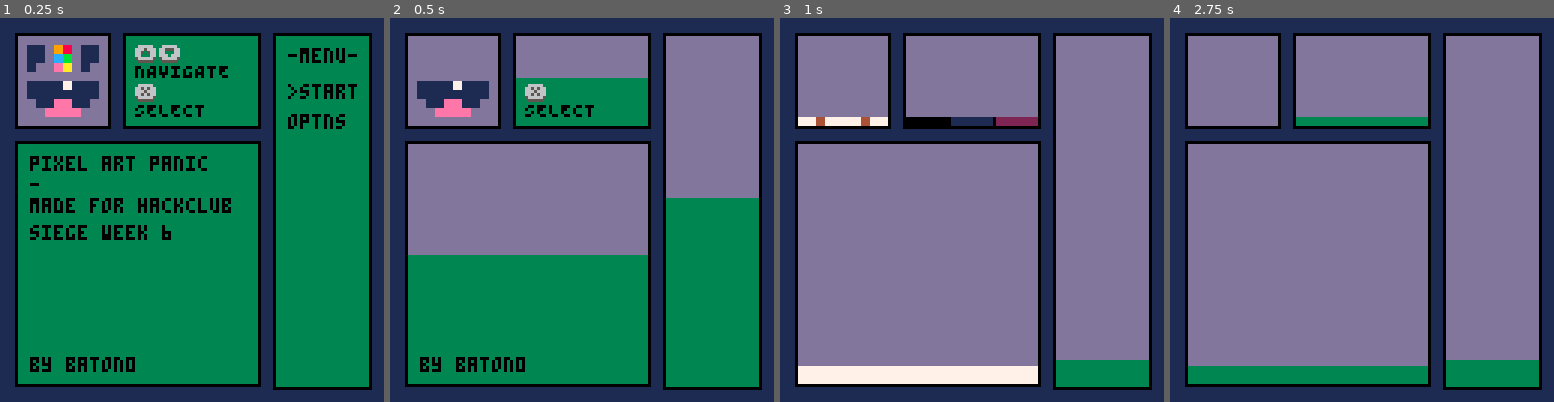
Above: before the commit, frames 1-4 (left to right).
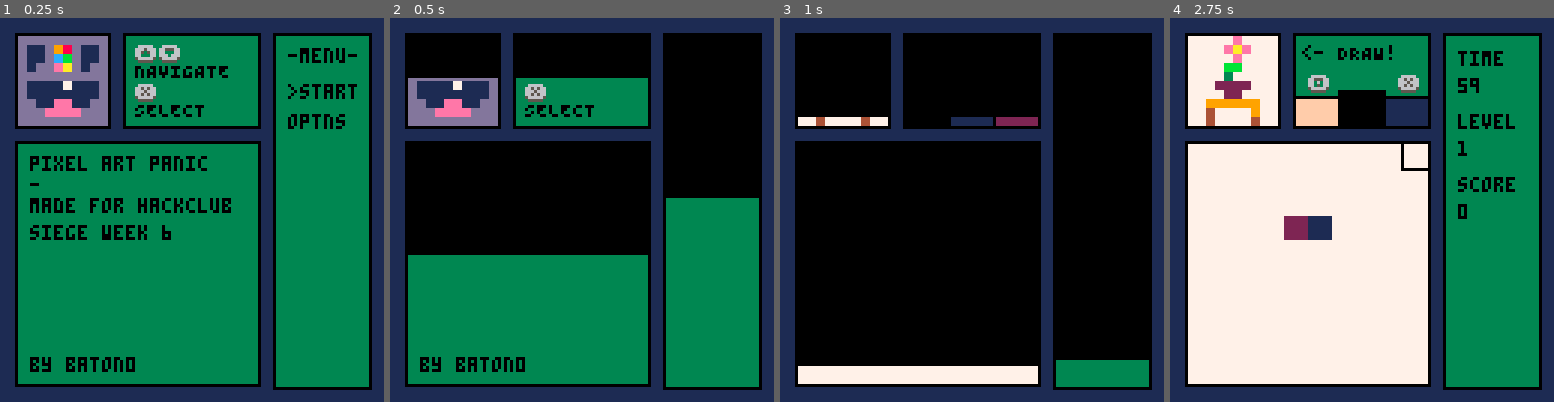
Above: after the commit, the same moments.

Repository: appellatebaton0/siege-6
Game: PICO-8 cartridge siege6.p8
Same seed, same stepped clock (60 frames per second), same inputs: the game is played once before the commit and once after it.
Inputs:
- Up to frame 1 (0.25 s): no input
- Up to frame 2 (0.5 s): tap X (X key) at 0.33 s
- Up to frame 3 (1 s): tap O (Z key) at 0.7 s
- Up to frame 4 (2.75 s): tap X (X key) at 1.07, 1.85 s; hold Right 1.6-2.1 s; tap O (Z key) at 1.7, 2.1, 2.5 s; hold Up 2.15-2.42 s; hold Right from 2.47 s (still down)

Frame 1 is identical in both runs. In frame 2, 35% of the frame differs, in the area x 4-97%, y 4-62%; in frame 3, 69%; in frame 4, 73%, in the area x 4-97%, y 4-96%.

Commit message:
v0.22 - Music & SFX
Added a basic baseline music (anything more felt distracting), and some fun SFX.

Diff:
--- a/siege6.lua
+++ b/siege6.lua
@@ -1,4 +1,4 @@
--- Drawing Game for Siege 6
+-- Pixel Art Panic
 -- Baton0
 
 // Helper Functions
@@ -6,7 +6,7 @@
 outline_color = 0
 background_color = 1
 pane_color = 3
-transition_color = 13
+transition_color = 0
 
 function rectline(x, y, sx, sy, fill, outline)
     rectfill(x, y, x + sx, y + sy, fill)
@@ -38,7 +38,7 @@
     draw_time = 0.0,
 
     // A table of all the time values for each level. Lookup table of the log function time = 30 - log10(i)
-    time_table = {1.2,55,53,51,50,48,47,46,46,45,44,44,43,43, …(256 unchanged characters)…
+    time_table = {60,55,53,51,50,48,47,46,46,45,44,44,43,43, …(256 unchanged characters)…
 
     _init=function (this)
         this.in_menu = true
@@ -64,11 +64,13 @@
                 if this.score > this.highscore then this.highscore = this.score end
                 if this.current_level > this.highlevel then this.highlevel = this.current_level end
 
+                sfx(1)
                 state.transition_calls["game2lose"]=function()
                     menu_pane:change_menu("lose")
                     direct_pane:change_state("instructions")
                     game_pane:change_state("score")
                     hint_pane:change_state("icon")
+
                 end
 
                 state:transition({menu_pane, game_pane, hint_pane, direct_pane})
@@ -503,6 +505,7 @@
             _update=function(this, menu)
                 // Selecting a menu item
                 if btnp(5) then
+                    sfx(6)
                     if menu.options[this.index] == "start" then
                         state:transition({menu_pane, direct_pane, game_pane, hint_pane})
                         state.transition_calls["menu2start"]=function()
@@ -564,6 +567,7 @@
             _update=function (this, menu)
                 // Selecting a menu item
                 if btnp(5) then
+                    sfx(6)
                     if menu.options[this.index] == "screen" then
                         background_color += 1 if background_color > 15 then background_color = 0 end
                     elseif menu.options[this.index] == "outln" then
@@ -599,6 +603,7 @@
             _update=function (this, menu)
                 // Selecting a menu item
                 if btnp(5) then
+                    sfx(6)
 
                     state.current_level = 1
                     state.score = 0
@@ -642,8 +647,8 @@
         // Controlling the menu index
         index = this.index
         options = this.menus[this.current_menu].options
-        if btnp(2) or btnp(0) then index -= 1 end
-        if btnp(3) or btnp(1) then index += 1 end
+        if btnp(2) or btnp(0) then index -= 1 sfx(0) end
+        if btnp(3) or btnp(1) then index += 1 sfx(0) end
 
         // Clamp to the menu.
         if index > #options then index = 1
@@ -703,8 +708,8 @@
     end,
 
     cycle_color=function(this)
-        if btnp(5) then this.color += 1 end
-        if btnp(4) then this.color -= 1 end
+        if btnp(5) then this.color += 1 sfx(2) end
+        if btnp(4) then this.color -= 1 sfx(2) end
 
         if this.color > 15 then this.color = 0 end
         if this.color < 0 then this.color = 15 end
@@ -753,6 +758,8 @@
     state:_init()
 
     direct_pane:update_colors()
+
+    music(0)
 end
 
 function _update()
Not shown, changed: README.md
